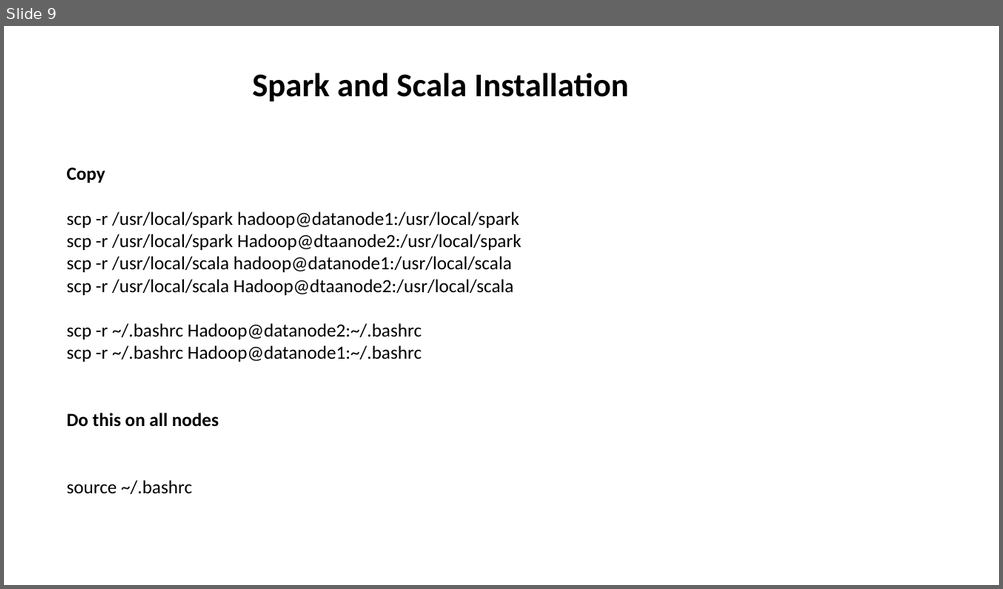
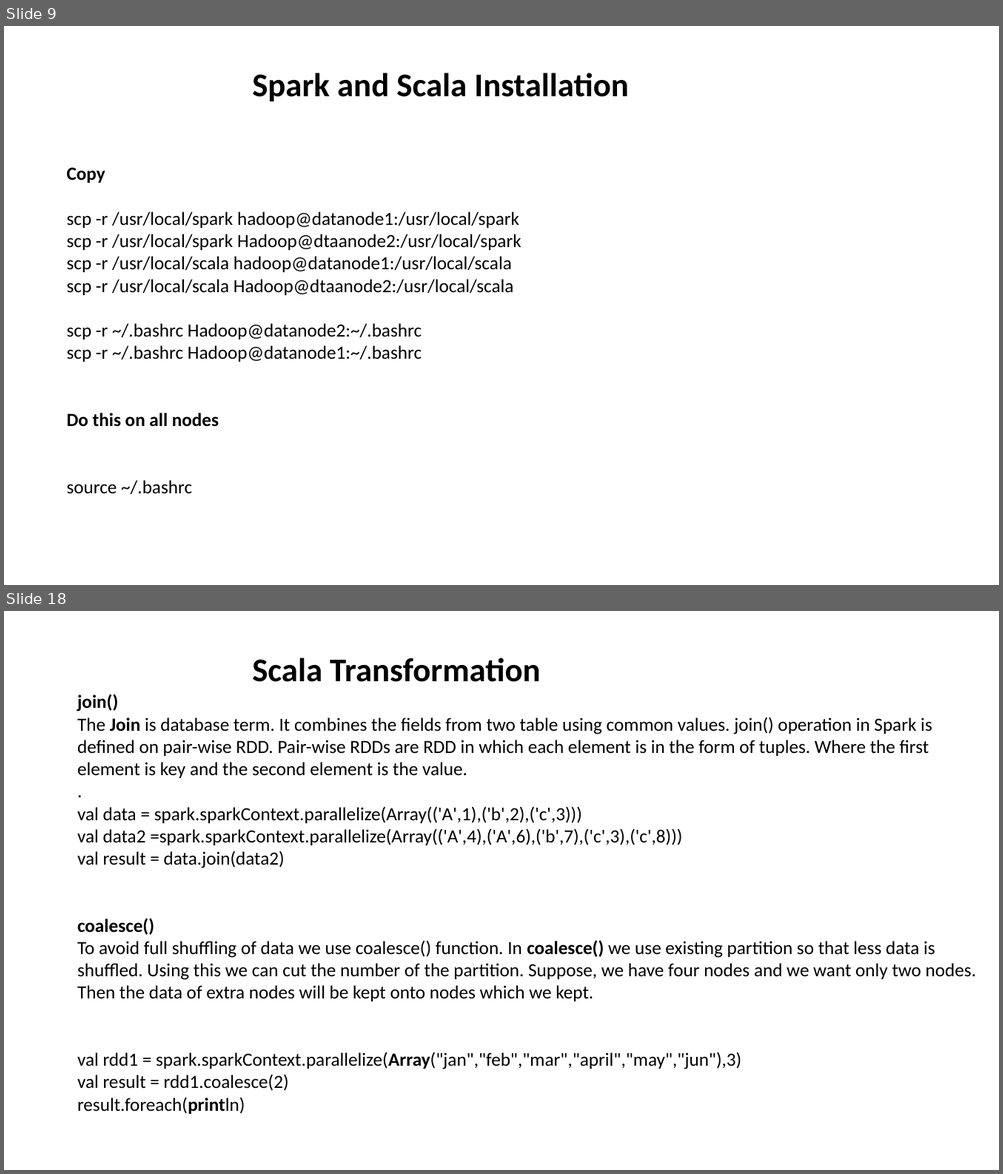
Before and after one commit to aashmishra/Bigdata_ppt, a slide deck: sparkscala.pptx. Shown one above the other, each under a label of ours: slide 9 before the commit, slides 9 and 18 after it; the slides between them are not shown. The pictures are 1003x589 and 1003x1174 pixels, drawn with LibreOffice and Linux fonts; fonts in the diff are those of the drawing. Boxes give left, top, right and bottom in pixels: in the first picture for what was removed or moved away, otherwise in the second. Text is boxed around its words. In the diff, an @@ line names an element or a change of style, - is before the commit and + after.

```diff
--- a/sparkscala.pptx
+++ b/sparkscala.pptx
@@ slide 18 added at bbox=[4, 611, 999, 1170], background #FFFFFF @@
@@ text added at bbox=[252, 658, 540, 682], 32 pt, text #000000, bold @@
+Scala Transformation
@@ text added at bbox=[77, 694, 976, 1114], 18 pt, text #000000 @@
+join()
+The Join is database term. It combines the fields from two table using common values. join() operation in Spark is defined on pair-wise RDD. Pair-wise RDDs are RDD in which each element is in the form of tuples. Where the first element is key and the second element is the value.
+.
+val data = spark.sparkContext.parallelize(Array(('A',1),('b',2),('c',3)))
+val data2 =spark.sparkContext.parallelize(Array(('A',4),('A',6),('b',7),('c',3),('c',8)))
+val result = data.join(data2)
+coalesce()
+To avoid full shuffling of data we use coalesce() function. In coalesce() we use existing partition so that less data is shuffled. Using this we can cut the number of the partition. Suppose, we have four nodes and we want only two nodes. Then the data of extra nodes will be kept onto nodes which we kept.
+val rdd1 = spark.sparkContext.parallelize(Array("jan","feb","mar","april","may","jun"),3)
+val result = rdd1.coalesce(2)
+result.foreach(println)
```
Also in this commit, not shown: 12 other slides added, 1 slide removed.
